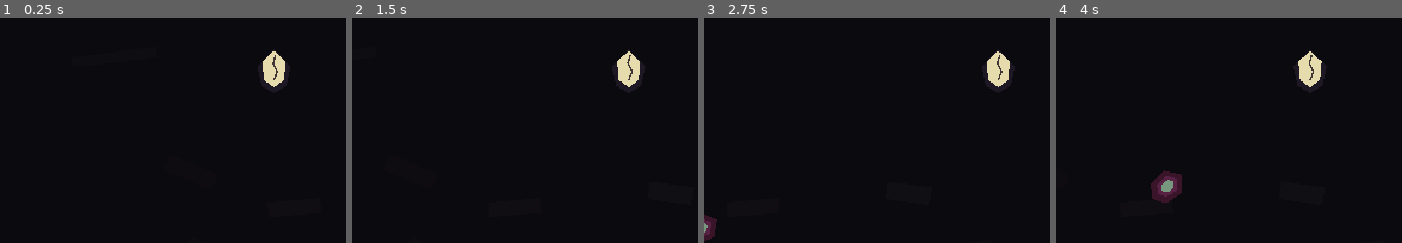
Above: before the commit, frames 1-4 (left to right).
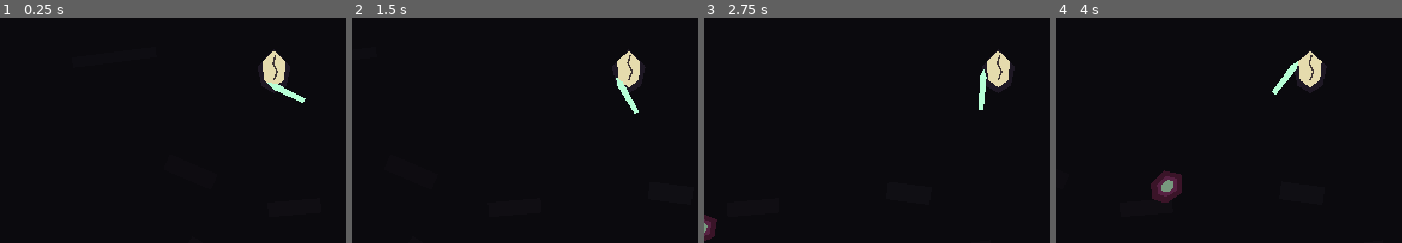
Above: after the commit, the same moments.

Repository: kotlinhustle/gravebloom
Game: Godot game, scene res://scenes/main.tscn
The game is run twice, just before and just after one commit, with the same random seed, the same clock (stepped at 60 frames per second) and the same inputs.
Inputs (mouse positions are % of the whole screen's width and height, from its top left):
- Up to frame 1 (0.25 s): no input
- Up to frame 2 (1.5 s): tap Enter at 0.5 s; move the mouse to (83, 45) at 0.52 s; hold D (move_right) 0.53-1.25 s; click (83, 45) at 0.67 s; drag from (35, 55) to (52, 70) at 1.27 s
- Up to frame 3 (2.75 s): move the mouse to (69, 28) at 2.02 s; hold D (move_right) from 2.03 s (still down)
- Up to frame 4 (4 s): release D (move_right) at 2.75 s; drag from (52, 70) to (23, 35) at 2.77 s; move the mouse to (92, 65) at 3.52 s; hold A (move_left) from 3.53 s (still down)
The pictures show only the part of the screen within x 18-68%, y 38-88%; the shares and areas given below are measured in that part.

The runs differ from the first frame. In frame 1, 0.3% of the frame differs, in the area x 77-89%, y 28-38%; in frame 2, 0.3%, in the area x 76-83%, y 26-43%; in frame 3, 0.3%; in frame 4, 0.3%.

Commit message:
Extract living blade and harden controls

Diff:
--- /dev/null
+++ b/scenes/living_blade.tscn
@@ -0,0 +1,12 @@
+[gd_scene load_steps=2 format=3]
+
+[ext_resource type="Script" path="res://scripts/living_blade.gd" id="1_blade"]
+
+[node name="LivingBlade" type="Node2D"]
+script = ExtResource("1_blade")
+
+[node name="Blade" type="Polygon2D" parent="."]
+position = Vector2(28, -8)
+rotation = 0.65
+color = Color(0.72, 1, 0.84, 1)
+polygon = PackedVector2Array(-3, -26, 3, -26, 4, 14, 0, 24, -4, 14)
--- /dev/null
+++ b/scripts/living_blade.gd
@@ -0,0 +1,69 @@
+class_name LivingBlade
+extends Node2D
+
+var owner_player: Node2D
+var fx_layer: Node2D
+var damage := 1
+var cooldown := 0.62
+var attack_range := 145.0
+var timer := 0.0
+
+func setup(player: Node2D, effects_parent: Node2D) -> void:
+	owner_player = player
+	fx_layer = effects_parent
+
+func _process(delta: float) -> void:
+	if owner_player == null or owner_player.get("is_dead"):
+		return
+	global_position = owner_player.global_position
+	rotation += delta * 5.5
+
+func tick(delta: float, enemies: Array) -> void:
+	if owner_player == null or owner_player.get("is_dead"):
+		return
+	timer -= delta
+	if timer > 0.0:
+		return
+	var target := _nearest_enemy(enemies)
+	if target == null:
+		return
+	_show_slash(target.global_position)
+	target.take_damage(damage)
+	timer = cooldown
+
+func increase_damage() -> void:
+	damage += 1
+
+func quicken() -> void:
+	cooldown = max(0.22, cooldown - 0.08)
+
+func widen_reach() -> void:
+	attack_range += 35.0
+
+func _nearest_enemy(enemies: Array) -> Node2D:
+	var best: Node2D = null
+	var best_distance := attack_range
+	for enemy in enemies:
+		if not is_instance_valid(enemy):
+			continue
+		var distance := owner_player.global_position.distance_to(enemy.global_position)
+		if distance < best_distance:
+			best_distance = distance
+			best = enemy
+	return best
+
+func _show_slash(target_position: Vector2) -> void:
+	if fx_layer == null:
+		return
+	var slash := Line2D.new()
+	slash.width = 5.0
+	slash.default_color = Color(0.72, 1.0, 0.83, 0.95)
+	slash.points = PackedVector2Array([
+		owner_player.global_position,
+		owner_player.global_position.lerp(target_position, 0.45) + Vector2(0, -24),
+		target_position
+	])
+	fx_layer.add_child(slash)
+	var tween := create_tween()
+	tween.tween_property(slash, "modulate:a", 0.0, 0.16)
+	tween.tween_callback(slash.queue_free)
--- a/scripts/main.gd
+++ b/scripts/main.gd
@@ -3,19 +3,17 @@
 const PlayerScene := preload("res://scenes/player.tscn")
 const EnemyScene := preload("res://scenes/enemy.tscn")
 const XPShardScene := preload("res://scenes/xp_shard.tscn")
+const LivingBladeScene := preload("res://scenes/living_blade.tscn")
 
 var player: Player
+var living_blade: Node2D
 var enemies: Array[Enemy] = []
 var shards: Array[XPShard] = []
 var elapsed := 0.0
 var spawn_timer := 0.0
-var attack_timer := 0.0
 var level := 1
 var xp := 0
 var xp_to_next := 8
-var attack_damage := 1
-var attack_cooldown := 0.62
-var attack_range := 145.0
 var shard_pull_range := 95.0
 var paused_for_upgrade := false
 
@@ -41,13 +39,10 @@
 		return
 	elapsed += delta
 	spawn_timer -= delta
-	attack_timer -= delta
 	if spawn_timer <= 0.0:
 		_spawn_enemy_wave()
 		spawn_timer = max(0.25, 1.25 - elapsed * 0.01)
-	if attack_timer <= 0.0:
-		_auto_attack()
-		attack_timer = attack_cooldown
+	living_blade.tick(delta, enemies)
 	_update_shards(delta)
 	_check_enemy_contact(delta)
 	_update_hud()
@@ -70,6 +65,9 @@
 	player = PlayerScene.instantiate()
 	player.position = Vector2.ZERO
 	world.add_child(player)
+	living_blade = LivingBladeScene.instantiate()
+	living_blade.setup(player, fx_layer)
+	world.add_child(living_blade)
 
 func _build_ui() -> void:
 	add_child(ui_layer)
@@ -99,39 +97,6 @@
 		enemies.append(enemy)
 		world.add_child(enemy)
 
-func _auto_attack() -> void:
-	var target := _nearest_enemy()
-	if target == null:
-		return
-	_show_slash(target.global_position)
-	target.take_damage(attack_damage)
-
-func _nearest_enemy() -> Enemy:
-	var best: Enemy = null
-	var best_distance := attack_range
-	for enemy in enemies:
-		if not is_instance_valid(enemy):
-			continue
-		var distance := player.global_position.distance_to(enemy.global_position)
-		if distance < best_distance:
-			best_distance = distance
-			best = enemy
-	return best
-
-func _show_slash(target_position: Vector2) -> void:
-	var slash := Line2D.new()
-	slash.width = 5.0
-	slash.default_color = Color(0.72, 1.0, 0.83, 0.95)
-	slash.points = PackedVector2Array([
-		player.global_position,
-		player.global_position.lerp(target_position, 0.45) + Vector2(0, -24),
-		target_position
-	])
-	fx_layer.add_child(slash)
-	var tween := create_tween()
-	tween.tween_property(slash, "modulate:a", 0.0, 0.16)
-	tween.tween_callback(slash.queue_free)
-
 func _on_enemy_died(enemy_position: Vector2) -> void:
 	var shard: XPShard = XPShardScene.instantiate()
 	shard.position = enemy_position
@@ -201,22 +166,26 @@
 	var button := Button.new()
 	button.text = text
 	button.custom_minimum_size = Vector2(280, 48)
-	button.pressed.connect(func() -> void:
+	button.set_meta("upgrade_method", String(method_name))
+	button.pressed.connect(_on_upgrade_button_pressed.bind(button))
+	upgrade_list.add_child(button)
+
+func _on_upgrade_button_pressed(button: Button) -> void:
+	var method_name := String(button.get_meta("upgrade_method", ""))
+	if method_name != "":
 		call(method_name)
-		upgrade_panel.visible = false
-		paused_for_upgrade = false
-		get_tree().paused = false
-	)
-	upgrade_list.add_child(button)
+	upgrade_panel.visible = false
+	paused_for_upgrade = false
+	get_tree().paused = false
 
 func _upgrade_damage() -> void:
-	attack_damage += 1
+	living_blade.increase_damage()
 
 func _upgrade_cooldown() -> void:
-	attack_cooldown = max(0.22, attack_cooldown - 0.08)
+	living_blade.quicken()
 
 func _upgrade_range() -> void:
-	attack_range += 35.0
+	living_blade.widen_reach()
 
 func _show_game_over() -> void:
 	get_tree().paused = true
--- a/scripts/player.gd
+++ b/scripts/player.gd
@@ -8,17 +8,51 @@
 var touch_start := Vector2.ZERO
 var touch_direction := Vector2.ZERO
 var touch_active := false
+var key_left := false
+var key_right := false
+var key_up := false
+var key_down := false
 
 func _physics_process(_delta: float) -> void:
 	if is_dead:
 		velocity = Vector2.ZERO
 		return
-	var keyboard_direction := Input.get_vector("move_left", "move_right", "move_up", "move_down")
+	var keyboard_direction := _get_keyboard_direction()
 	var direction := touch_direction
 	if keyboard_direction.length() > 0.0:
 		direction = keyboard_direction
 	velocity = direction * speed
 	move_and_slide()
+
+func _get_keyboard_direction() -> Vector2:
+	var direction := Vector2.ZERO
+	if key_left:
+		direction.x -= 1.0
+	if key_right:
+		direction.x += 1.0
+	if key_up:
+		direction.y -= 1.0
+	if key_down:
+		direction.y += 1.0
+	if direction.length() > 1.0:
+		return direction.normalized()
+	if direction.length() > 0.0:
+		return direction
+	if Input.is_key_pressed(KEY_A) or Input.is_key_pressed(KEY_LEFT):
+		direction.x -= 1.0
+	if Input.is_key_pressed(KEY_D) or Input.is_key_pressed(KEY_RIGHT):
+		direction.x += 1.0
+	if Input.is_key_pressed(KEY_W) or Input.is_key_pressed(KEY_UP):
+		direction.y -= 1.0
+	if Input.is_key_pressed(KEY_S) or Input.is_key_pressed(KEY_DOWN):
+		direction.y += 1.0
+	if direction.length() > 1.0:
+		direction = direction.normalized()
+	return direction
+
+func _input(event: InputEvent) -> void:
+	if event is InputEventKey:
+		_update_key_state(event)
 
 func _unhandled_input(event: InputEvent) -> void:
 	if event is InputEventScreenTouch:
@@ -41,6 +75,19 @@
 	else:
 		touch_direction = Vector2.ZERO
 
+func _update_key_state(event: InputEventKey) -> void:
+	var pressed_now := event.pressed and not event.echo
+	var key := event.keycode
+	var physical_key := event.physical_keycode
+	if key == KEY_A or key == KEY_LEFT or physical_key == KEY_A or physical_key == KEY_LEFT:
+		key_left = pressed_now
+	elif key == KEY_D or key == KEY_RIGHT or physical_key == KEY_D or physical_key == KEY_RIGHT:
+		key_right = pressed_now
+	elif key == KEY_W or key == KEY_UP or physical_key == KEY_W or physical_key == KEY_UP:
+		key_up = pressed_now
+	elif key == KEY_S or key == KEY_DOWN or physical_key == KEY_S or physical_key == KEY_DOWN:
+		key_down = pressed_now
+
 func take_damage(amount: float) -> void:
 	if is_dead:
 		return
Not shown, changed: .gitignore
